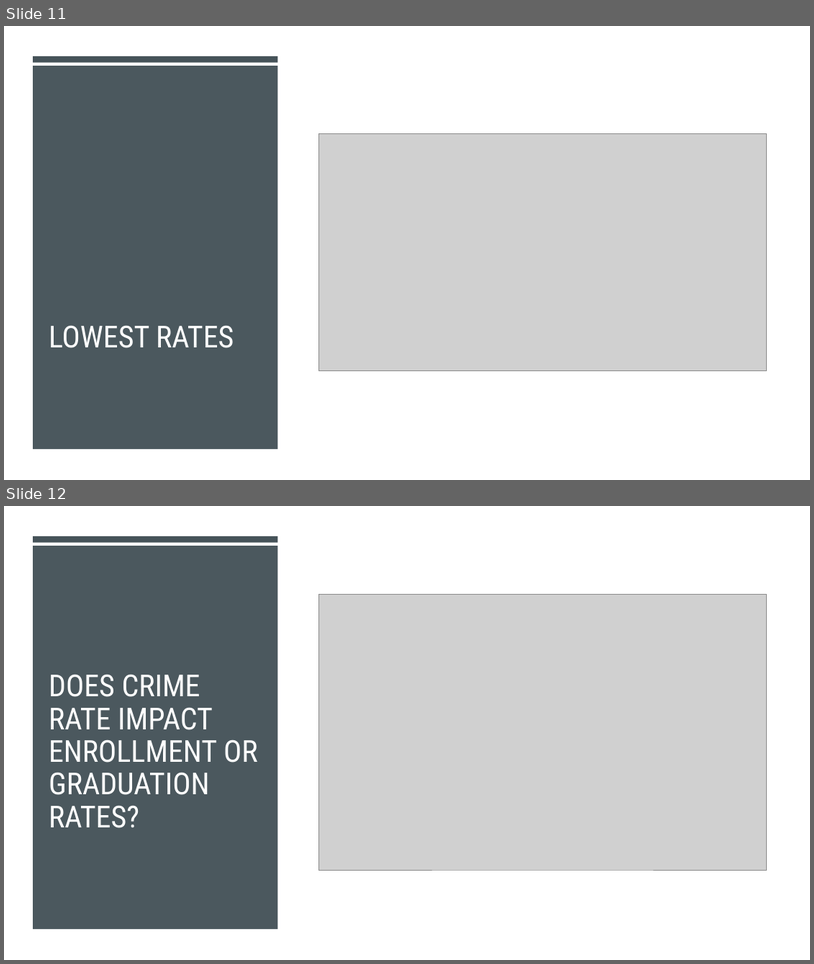
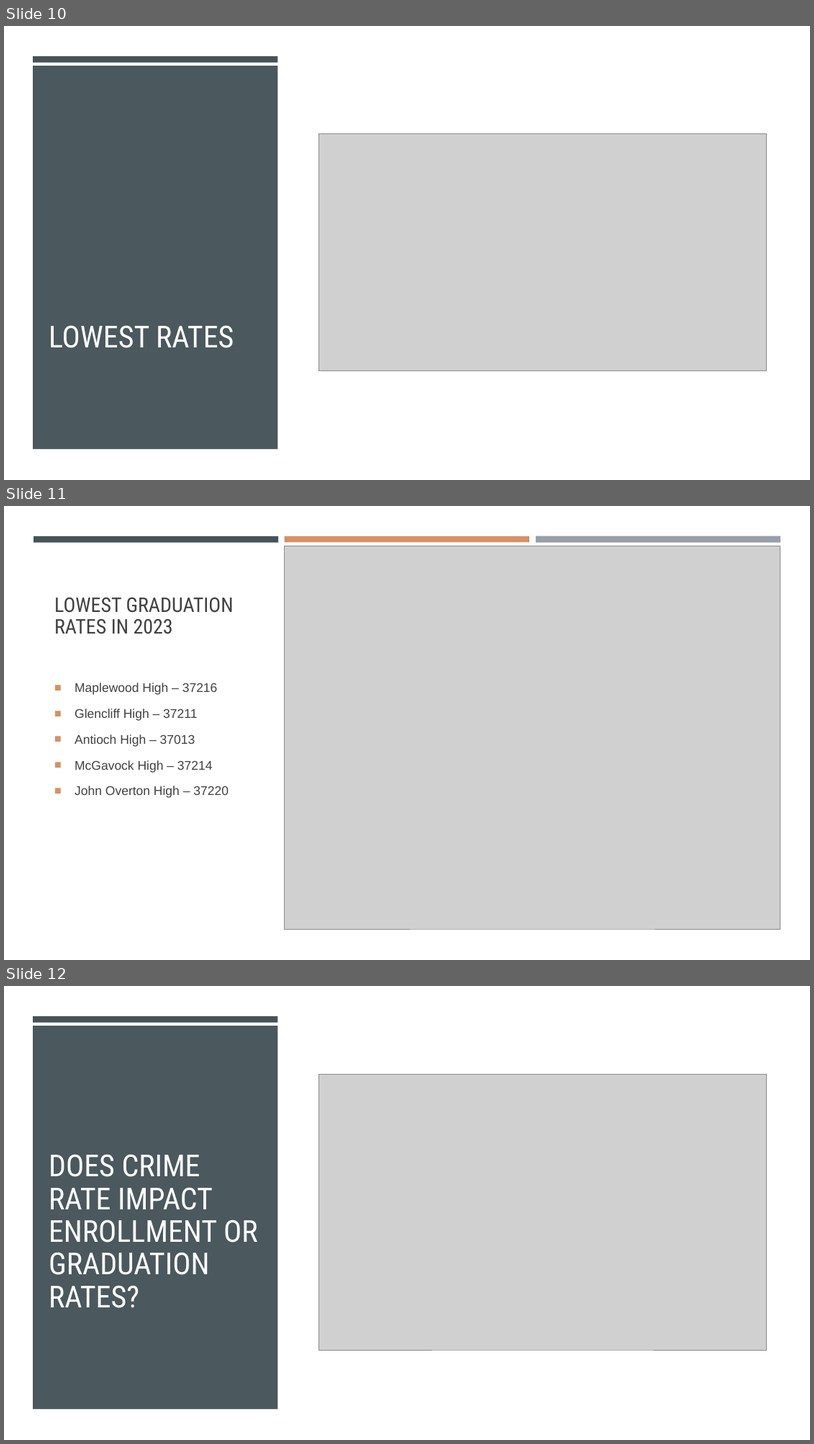
Before and after one commit to ericahen/capstone-da12, a slide deck: presentation/presentation.pptx. Shown one above the other, each under a label of ours: slides 11 and 12 before the commit, slides 10, 11 and 12 after it. The pictures are 814x964 and 814x1444 pixels, drawn with LibreOffice and Linux fonts; fonts in the diff are those of the drawing; grey boxes stand for pictures. Boxes give left, top, right and bottom in pixels: in the first picture for what was removed or moved away, otherwise in the second. Text is boxed around its words. In the diff, an @@ line names an element or a change of style, - is before the commit and + after.

```diff
--- a/presentation/presentation.pptx
+++ b/presentation/presentation.pptx
@@ slide 11 added at (4,506,810,960), background #413024 @@
@@ rectangle added at (4,506,810,960), fill #FFFFFF @@
@@ rectangle added at (34,536,278,542), fill #465359 @@
@@ rectangle added at (285,536,530,542), fill #D59164 @@
@@ picture added at (285,546,782,929) @@
@@ rectangle added at (536,536,781,543), fill #969FA7 @@
@@ title added at (54,597,234,634), 24 pt, text #404040 @@
+LOWEST GRADUATION RATES IN 2023
@@ text added at (75,682,229,798), 15 pt, text #404040 @@
+■ Maplewood High – 37216
+■ Glencliff High – 37211
+■ Antioch High – 37013
+■ McGavock High – 37214
+■ John Overton High – 37220
@@ what was slide 11 is now slide 10 @@
```
Also in this commit, not shown: 1 slide removed.
